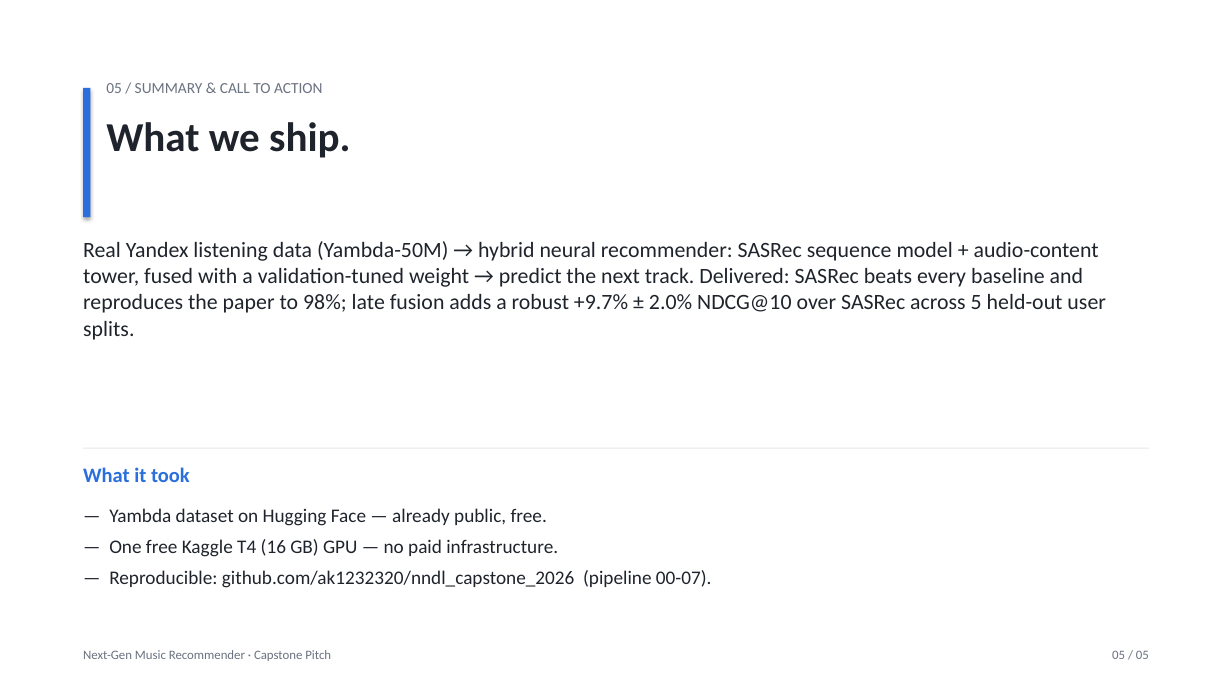
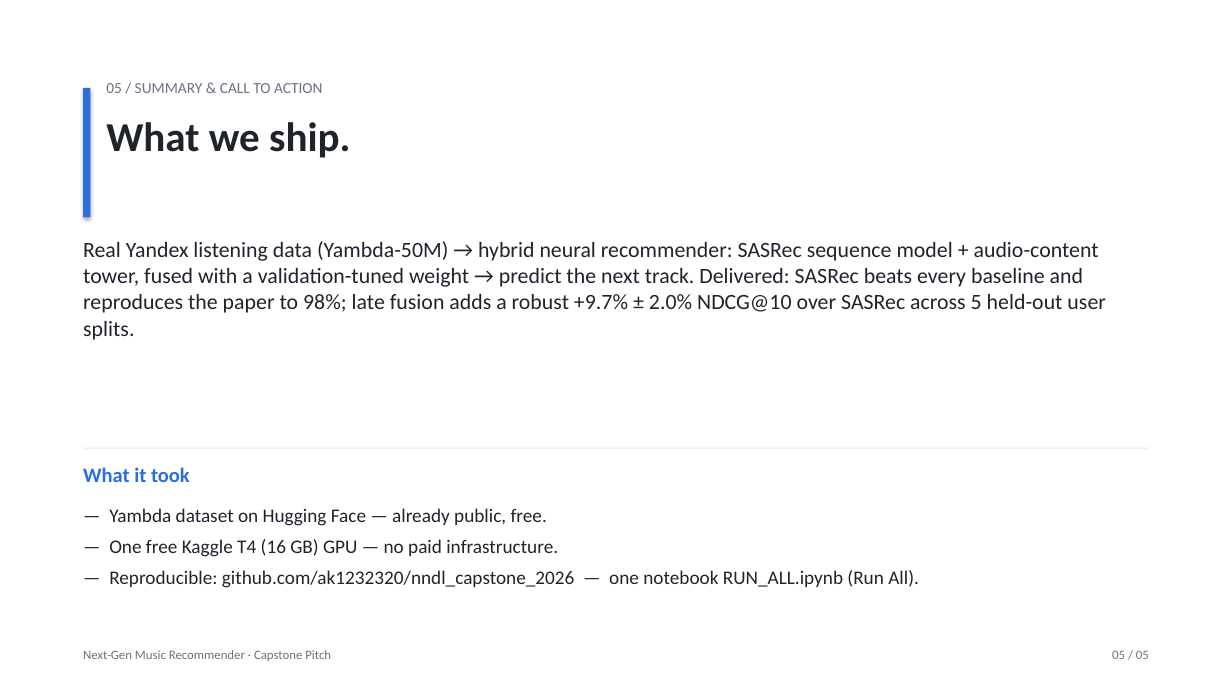
Before and after one commit to ak1232320/nndl_capstone_2026, a slide deck: slide 6 of Pitch_YMusic.pptx. Drawn at 1232x693 pixels with LibreOffice and Linux fonts; fonts in the diff are those of the drawing. Boxes give left, top, right and bottom in pixels: in the first picture for what was removed or moved away, otherwise in the second. Text is boxed around its words. In the diff, an @@ line names an element or a change of style, - is before the commit and + after.

```diff
--- a/Pitch_YMusic.pptx
+++ b/Pitch_YMusic.pptx
@@ text at (x1=109, y1=570, x2=919, y2=588): text changed @@
-— Reproducible: github.com/ak1232320/nndl_capstone_2026 (pipeline 00-07).
+— Reproducible: github.com/ak1232320/nndl_capstone_2026 — one notebook RUN_ALL.ipynb (Run All).
```
Also in this commit, not shown: 4 other files.
